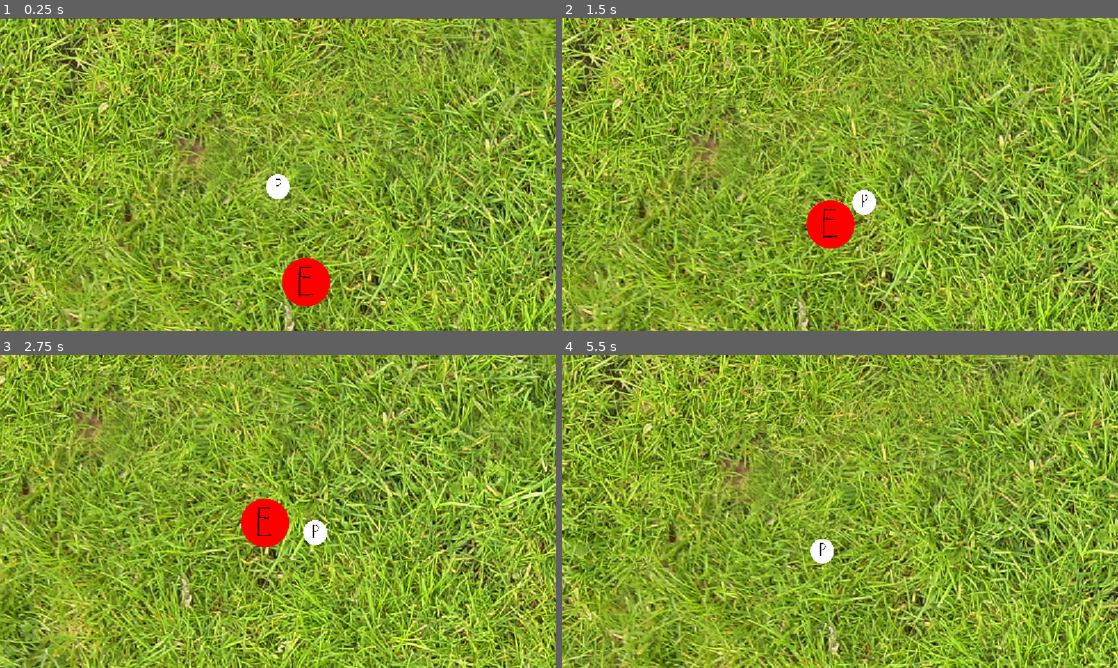
Above: before the commit, frames 1-4 (two rows, left to right).
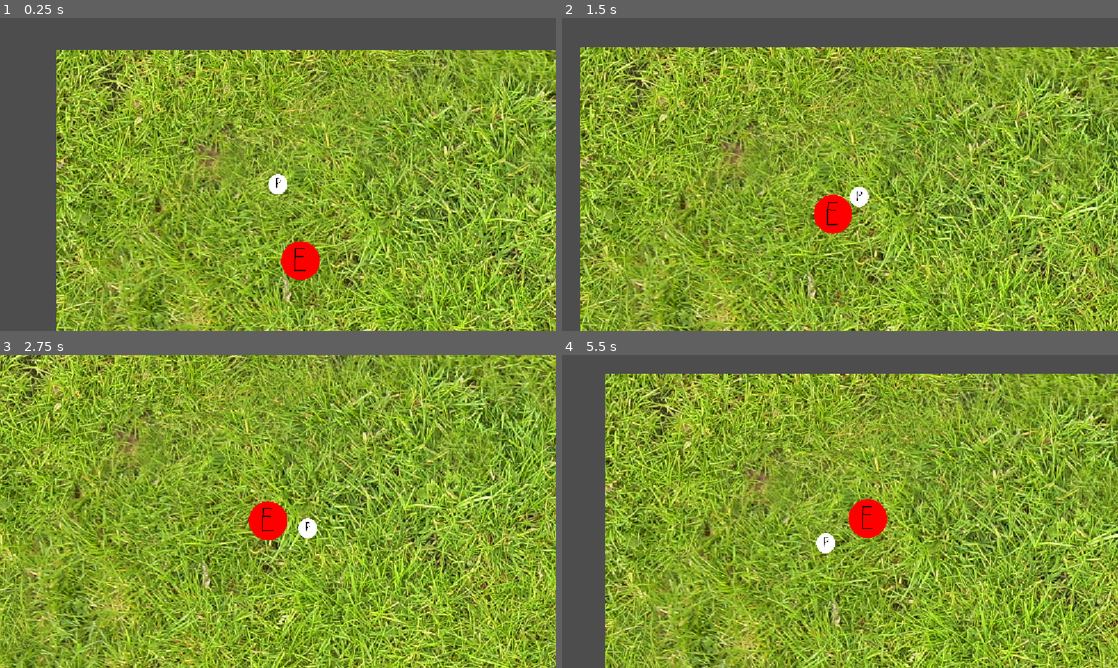
Above: after the commit, the same moments.

Repository: Josephisgr8/simple-survivors
Game: Godot game, scene res://Scenes/game.tscn
Two runs of this game, one before a commit and one after it. Both use one fixed random seed, a clock stepped at 60 frames per second and the inputs below.
Inputs:
- Up to frame 1 (0.25 s): no input
- Up to frame 2 (1.5 s): hold D (Right) 0.53-1.28 s; hold S (Down) from 1.28 s (still down)
- Up to frame 3 (2.75 s): release S (Down) at 2.03 s; hold D (Right) from 2.03 s (still down)
- Up to frame 4 (5.5 s): release D (Right) at 2.78 s; hold W (Up) 2.78-3.53 s; hold A (Left) 3.53-5.03 s; hold S (Down) from 5.03 s (still down)

The runs differ from the first frame. In frame 1, 80% of the frame differs, in the area x 0-100%, y 0-100%; in frame 2, 78%; in frame 3, 76%; in frame 4, 79%.

Commit message:
Implemented state design pattern. Added missile penetration.
State Design Pattern has been implemented for the Player Node for more organization and potential scalability moving forward.
Missiles will now penetrate multiple enemies based on their penetration value correctly.

Diff:
--- a/Scenes/game.tscn
+++ b/Scenes/game.tscn
@@ -4123,6 +4123,7 @@
 
 [node name="Camera2D" type="Camera2D" parent="Player" unique_id=1588687579]
 position = Vector2(0, -49.999878)
+zoom = Vector2(0.8, 0.8)
 position_smoothing_enabled = true
 position_smoothing_speed = 2.0
 
--- a/Scenes/player.tscn
+++ b/Scenes/player.tscn
@@ -2,6 +2,7 @@
 
 [ext_resource type="Script" uid="uid://cuu4ny68oqmyo" path="res://Scripts/player.gd" id="1_cvnsp"]
 [ext_resource type="Texture2D" uid="uid://dxxubuy33m53w" path="res://Assets/Sprites/Player.png" id="2_6t5aa"]
+[ext_resource type="Script" uid="uid://6l2vvcbr4ngh" path="res://Scripts/player_state_manager.gd" id="2_vgqql"]
 [ext_resource type="Script" uid="uid://djkq355wi2n8i" path="res://Scripts/missile_manager.gd" id="3_6t5aa"]
 
 [sub_resource type="CapsuleShape2D" id="CapsuleShape2D_gn4dx"]
@@ -10,6 +11,9 @@
 
 [node name="Player" type="CharacterBody2D" unique_id=470280197]
 script = ExtResource("1_cvnsp")
+
+[node name="PlayerStateManager" type="Node" parent="." unique_id=1069392721]
+script = ExtResource("2_vgqql")
 
 [node name="Sprite2D" type="Sprite2D" parent="." unique_id=1450216513]
 position = Vector2(-7.6250305, 28.625015)
--- /dev/null
+++ b/Scripts/PlayerStates/player_state_idle_alive.gd
@@ -0,0 +1,15 @@
+class_name PlayerState_Idle_Alive
+extends PlayerState
+
+
+# Called when the node enters the scene tree for the first time.
+func _ready() -> void:
+	pass # Replace with function body.
+
+func _init() -> void:
+	print("idle now init")
+
+func move(dir):
+	direction = dir
+	if direction != Vector2(0,0):
+		changePlayerState.emit(PlayerState_Moving_Alive.new())
--- /dev/null
+++ b/Scripts/PlayerStates/player_state_moving_alive.gd
@@ -0,0 +1,14 @@
+class_name PlayerState_Moving_Alive
+extends PlayerState
+
+# Called when the node enters the scene tree for the first time.
+func _ready() -> void:
+	pass # Replace with function body.
+
+func update(delta):
+	player.global_position += direction * player.speed * player.speedMultiplier * delta
+
+func move(dir):
+	direction = dir
+	if direction == Vector2(0,0):
+		changePlayerState.emit(PlayerState_Idle_Alive.new())
--- /dev/null
+++ b/Scripts/StateBaseScripts/PlayerState.gd
@@ -0,0 +1,25 @@
+class_name PlayerState
+extends Node
+
+#signals
+signal changePlayerState(state: PlayerState)
+
+var player #This is ok for the same reason as in the PlayerStateManager
+var direction = Vector2(0,0)
+
+# Called when the node enters the scene tree for the first time.
+func _ready() -> void:
+	pass # Replace with function body.
+
+func update(delta: float) -> void:
+	pass
+
+func startState() -> void:
+	pass
+
+func changeState(newState) -> void:
+	changePlayerState.emit(newState)
+	pass
+
+func move(dir):
+	pass
--- a/Scripts/enemy.gd
+++ b/Scripts/enemy.gd
@@ -18,8 +18,8 @@
 
 func _process(delta: float) -> void:
 	#move
-	var currPos = Vector2(position.x, position.y)
-	position = currPos.move_toward(playerPos, enemySpeed * delta)
+	var currPos = Vector2(global_position.x, global_position.y)
+	global_position = currPos.move_toward(playerPos, enemySpeed * delta)
 
 	#check if overlapping
 	var overlappingAreas = get_overlapping_areas()
--- a/Scripts/missile.gd
+++ b/Scripts/missile.gd
@@ -6,6 +6,7 @@
 var distTraveled
 var penetrationValue
 var flightDirection: Vector2
+var enemiesHitList: Array[Area2D]
 
 # Called when the node enters the scene tree for the first time.
 func _ready() -> void:
@@ -17,11 +18,12 @@
 func _process(delta: float) -> void:
 	#signal when hitting enemy
 	pass
-	#var overlappingAreas = get_overlapping_areas()
-	#for area in overlappingAreas:
-		#if area.name == "Enemy":
-			#enemyHitWithMissile.emit(area)
 
 func _on_area_entered(area: Area2D) -> void:
 	#with the collision mask, this will always be an enemy
+
+	#if enemy already hit, don't count as hit
+	if enemiesHitList.has(area):
+		return
 	enemyHitWithMissile.emit(area, self)
+	enemiesHitList.append(area)
--- a/Scripts/missile_manager.gd
+++ b/Scripts/missile_manager.gd
@@ -8,8 +8,8 @@
 const MissileBlueprint: PackedScene = preload("res://Scenes/missile.tscn")
 
 #missile base stats
-var projectileSpeed = 200
-var castSpeed = 1
+var projectileSpeed = 350
+var castSpeed = 2
 var projectileDamage = 1
 var castRange = 500
 var penetrationValue = 1
@@ -47,7 +47,7 @@
 func createMissile(xFromLoc, yFromLoc, xToLoc, yToLoc) -> void:
 	var newMissile = MissileBlueprint.instantiate()
 
-	#set rotation based off player's position and target's position
+	#set var values and add missile to list
 	newMissile.global_position = Vector2(xFromLoc, yFromLoc)
 	newMissile.look_at(Vector2(xToLoc,yToLoc))
 	newMissile.global_scale = newMissile.global_scale * sizeMult
--- a/Scripts/player.gd
+++ b/Scripts/player.gd
@@ -26,39 +26,46 @@
 
 @onready var invTimer: Timer = $invincibilityTimer
 @onready var missile_manager: Node = $"Missile Manager"
+@onready var player_state_manager: Node = $PlayerStateManager
 
 func _ready() -> void:
 	_updateMissileManager()
 	missile_manager.MissileReadyToFire.connect(_onMissileReadyToFire)
 
-func _physics_process(delta: float) -> void:
-
-	# Get the input direction and handle the movement/deceleration.
-	# As good practice, you should replace UI actions with custom gameplay actions.
-	var xdirection := Input.get_axis("Left", "Right")
-	if xdirection:
-		#velocity.x = direction * speed
-		position.x += xdirection * speed * speedMultiplier * delta
-	else:
-		position.x -= xdirection * speed * speedMultiplier * delta
-
-	var ydirection := Input.get_axis("Up", "Down")
-	if ydirection:
-		#velocity.x = direction * speed
-		position.y += ydirection * speed * delta
-	else:
-		position.y -= ydirection * speed * delta
-
-	move_and_slide()
 
 #for processing non-physics logic
 func _process(delta: float) -> void:
 	_updateMissileManager()
 
+	var movementDirection = Input.get_vector("Left", "Right", "Up", "Down")
+	player_state_manager.move(movementDirection)
+
+
+
+	#old movement
+
+	#var xdirection := Input.get_axis("Left", "Right")
+	#
+	#if xdirection:
+		#
+		##velocity.x = direction * speed
+		#position.x += xdirection * speed * speedMultiplier * delta
+		#print(global_position)
+	#else:
+		#position.x -= xdirection * speed * speedMultiplier * delta
+		#
+	#
+	#var ydirection := Input.get_axis("Up", "Down")
+	#if ydirection:
+		##velocity.x = direction * speed
+		#position.y += ydirection * speed * delta
+	#else:
+		#position.y -= ydirection * speed * delta
+
 func was_hit(hitBy: Node, dmg: int) -> void:
 	if (!isInvincible):
 		currHP -= dmg
-		print("player was hit, " + str(currHP) + " HP remaining")
+		print("player was hit, ", currHP, " HP remaining")
 		isInvincible = true
 		invTimer.start(invincibilityDurationSecs)
 
--- /dev/null
+++ b/Scripts/player_state_manager.gd
@@ -0,0 +1,29 @@
+extends Node
+
+var currentState: PlayerState
+var player #This makes the class tightly coupled, but that is ok since by nature the PLayerState is dependent and revolves around the Player
+
+# Called when the node enters the scene tree for the first time.
+func _ready() -> void:
+	await owner.ready
+	player = owner
+	#starting state
+	_onChangePlayerState(PlayerState_Idle_Alive.new())
+
+
+# Called every frame. 'delta' is the elapsed time since the previous frame.
+func _process(d: float) -> void:
+	currentState.update(d)
+
+func _onChangePlayerState(newState):
+	if currentState != null:
+		currentState.queue_free()
+	currentState = newState
+	_connectStateToManager()
+
+func move(dir):
+	currentState.move(dir)
+
+func _connectStateToManager() -> void:
+	currentState.changePlayerState.connect(_onChangePlayerState)
+	currentState.player = player
Not shown, added: Scripts/PlayerStates/player_state_idle_alive.gd.uid
Not shown, added: Scripts/PlayerStates/player_state_moving_alive.gd.uid
Not shown, added: Scripts/StateBaseScripts/PlayerState.gd.uid
Not shown, added: Scripts/player_state_manager.gd.uid
Not shown, added: Scenes/player.tscn4868702075.tmp
